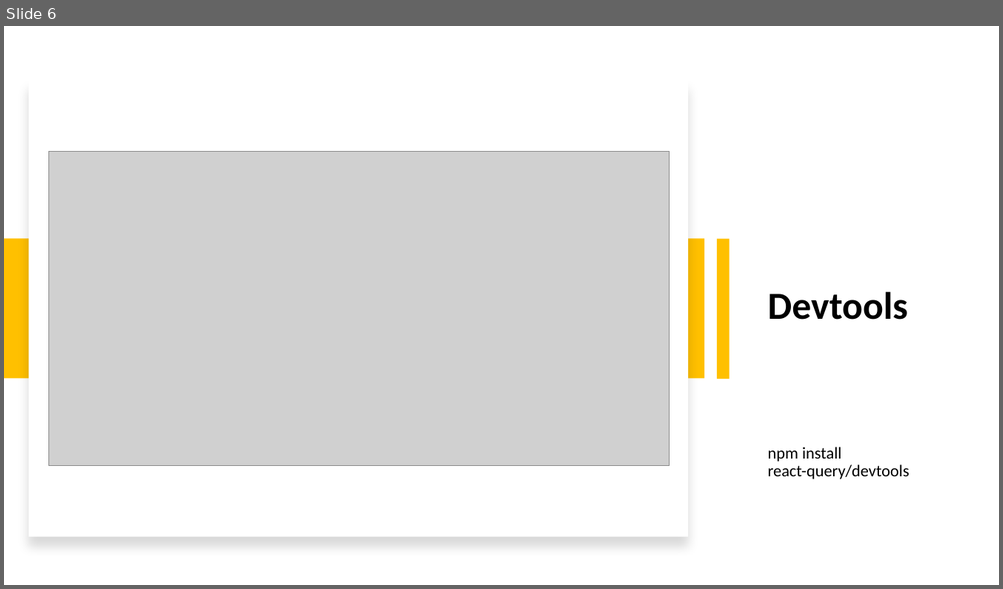
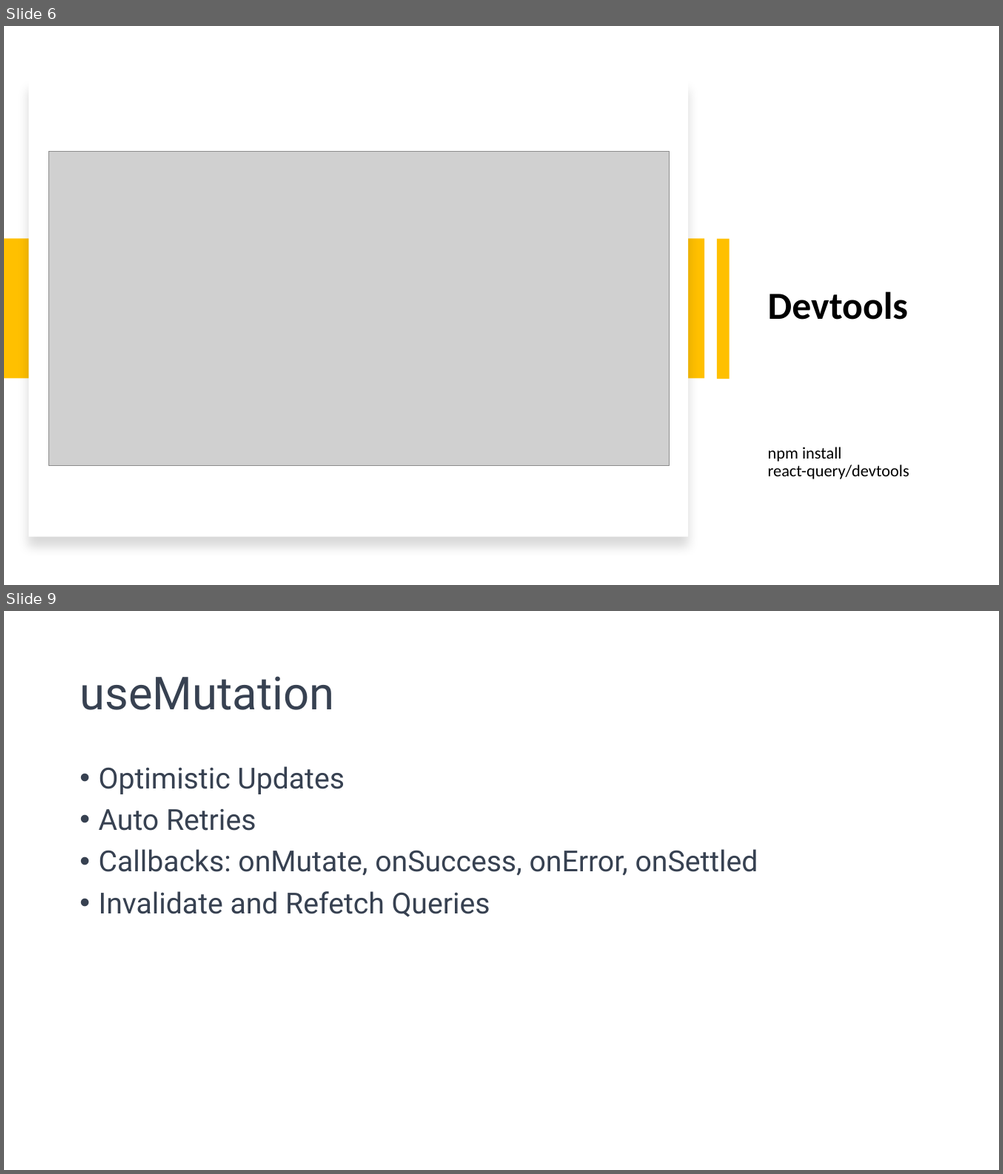
Before and after one commit to 1shaked/full-stack, a slide deck: 25ass/react qury.pptx. Shown one above the other, each under a label of ours: slide 6 before the commit, slides 6 and 9 after it; the slides between them are not shown. The pictures are 1003x589 and 1003x1174 pixels, drawn with LibreOffice and Linux fonts; fonts in the diff are those of the drawing; grey boxes stand for pictures. Boxes give left, top, right and bottom in pixels: in the first picture for what was removed or moved away, otherwise in the second. Text is boxed around its words. In the diff, an @@ line names an element or a change of style, - is before the commit and + after.

```diff
--- a/25ass/react qury.pptx
+++ b/25ass/react qury.pptx
@@ slide 9 added at (x1=4, y1=611, x2=999, y2=1170), background #FFFFFF @@
@@ title added at (x1=79, y1=676, x2=334, y2=710), 44 pt, text #374151 @@
+useMutation
@@ text added at (x1=99, y1=766, x2=758, y2=917), 28 pt, text #374151 @@
+• Optimistic Updates
+• Auto Retries
+• Callbacks: onMutate, onSuccess, onError, onSettled
+• Invalidate and Refetch Queries
```
Also in this commit, not shown: 10 other slides added, 16 other files.
